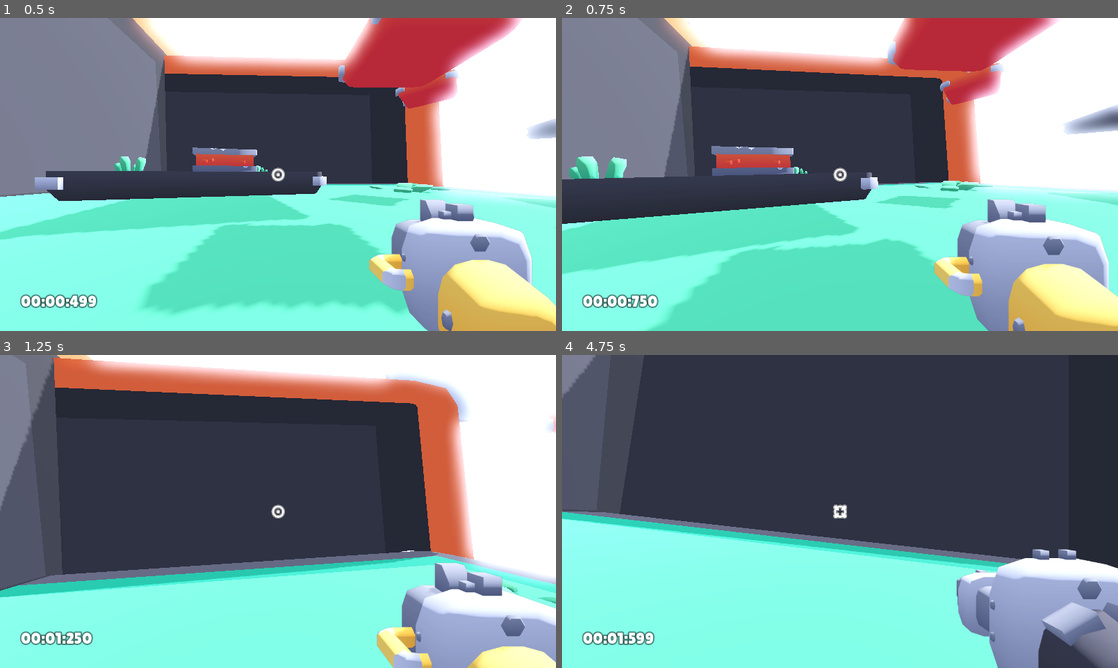
Above: before the commit, frames 1-4 (two rows, left to right).
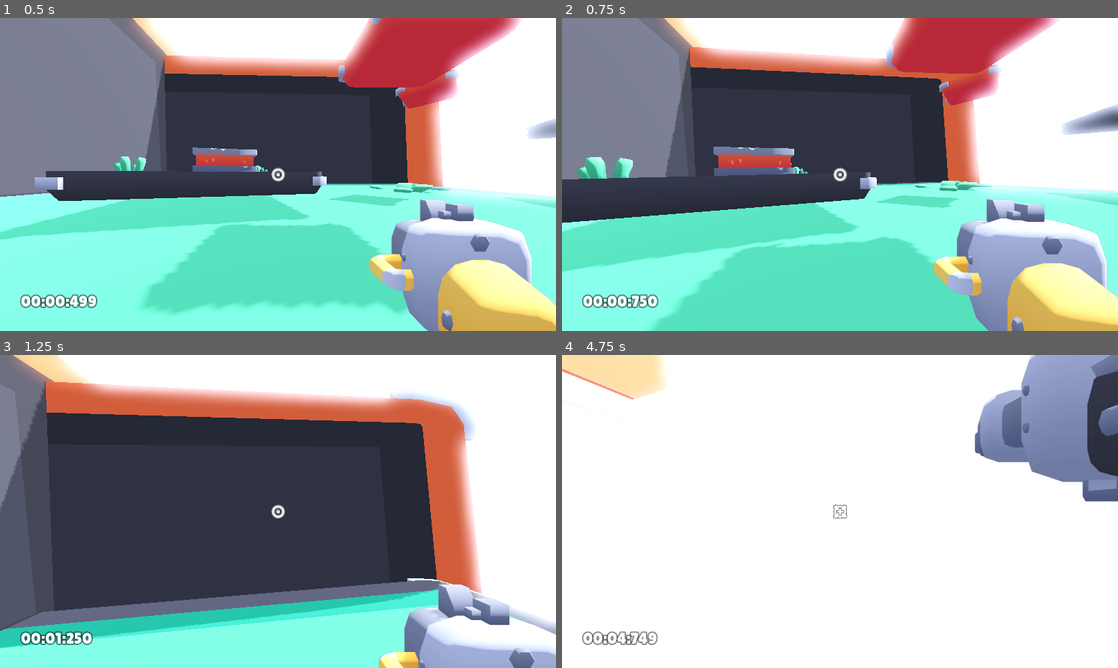
Above: after the commit, the same moments.

Repository: Qazzquimby/FPS
Game: Godot game, scene res://scenes/main.tscn
The game is run twice, just before and just after one commit, with the same random seed, the same clock (stepped at 60 frames per second) and the same inputs.
Inputs (mouse positions are in pixels of both pictures, inside the frame that each line leads up to):
- Up to frame 1 (0.5 s): no input
- Up to frame 2 (0.75 s): move the mouse to (867, 174) at 0.52 s; hold W (move_forward) from 0.53 s (still down); tap Ctrl (control) at 0.6 s
- Up to frame 3 (1.25 s): keep holding W (move_forward); tap Space (jump) at 0.77, 0.8, 1.07 s
- Up to frame 4 (4.75 s): keep holding W (move_forward); move the mouse to (812, 511) at 1.27 s; tap Space (jump) at 1.35, 1.52, 1.82, 2.3, 3.02, 3.32, 3.77, 3.8, 4.07, 4.52 s; tap Ctrl (control) at 1.55, 2.85, 4.55 s; move the mouse to (851, 505) at 2.02 s; tap F (F) at 2.1 s; move the mouse to (834, 517) at 2.77 s; move the mouse to (878, 514) at 3.52 s; click (878, 514) at 3.6 s; move the mouse to (795, 508) at 4.27 s; tap E (weapon_toggle) at 4.35 s

Frame 1 is identical in both runs. In frame 2, 2.8% of the frame differs, in the area x 0-100%, y 1-100%; in frame 3, 36%; in frame 4, 97%, in the area x 0-100%, y 0-100%.

Commit message:
make movement more source engine like

Diff:
--- a/objects/player.gd
+++ b/objects/player.gd
@@ -1,18 +1,19 @@
 extends CharacterBody3D
 
 @export_subgroup("Properties")
-@export var max_movement_speed: float = 15
-@export var acceleration: float = 50.5
-@export var floor_drag: float = 100
-@export var air_acceleration: float = 5.5
-@export var air_drag: float = 2100
-
-@export var gravity_acceleration: float = 25 #9.8
-@export var terminal_velocity: float = 40
-
-@export var jump_strength: float = 8
-@export var coyote_seconds: float = 0.2
-@export var jump_queue_seconds: float = 0.5
+#@export var max_movement_speed := 15.0
+@export var acceleration := 70.5
+@export var floor_drag := 40.0
+
+@export var air_acceleration := 20.5
+@export var air_drag := 0.0
+
+@export var gravity_acceleration := 25.0 #9.8
+@export var terminal_velocity := 40.0
+
+@export var jump_strength := 12.0
+@export var coyote_seconds := 0.2
+@export var jump_queue_seconds := 0.5
 
 @export_subgroup("Weapons")
 @export var weapons: Array[Weapon] = []
@@ -104,7 +105,7 @@
 	was_on_floor = is_on_floor()
 
 	# Falling/respawning
-	if position.y < -10:
+	if position.y < -150:
 		get_tree().reload_current_scene()
 
 # Mouse movement
@@ -133,10 +134,22 @@
 	var input_vector = Vector3(input.x, 0, input.y).normalized()
 	input_vector = transform.basis * input_vector # turn in direction of camera
 
-	var y = movement_velocity.y # seems to not be needed.
-
-	movement_velocity = lerp(movement_velocity, input_vector * max_movement_speed, acceleration * _delta / max_movement_speed)
-	movement_velocity.y = y
+	var temp_y = movement_velocity.y # keep y unchanged by was movement
+
+	# source engine uses this but im not sure whats the point
+	#var veer = movement_velocity.x*input_vector.x + movement_velocity.z*input_vector.z
+	var veer = 0;
+	#print(veer, " ", acceleration-veer)
+
+	if is_on_floor():
+		source_engine_braking(_delta, floor_drag)
+		#movement_velocity = lerp(movement_velocity, input_vector * max_movement_speed, acceleration * _delta / max_movement_speed)
+		movement_velocity += input_vector * (acceleration-veer) * _delta
+	else:
+		source_engine_braking(_delta, air_drag)
+		movement_velocity += input_vector * (air_acceleration-veer) * _delta
+
+	movement_velocity.y = temp_y
 
 	# Rotation
 	var rotation_input := Input.get_vector("camera_right", "camera_left", "camera_down", "camera_up")
@@ -167,6 +180,11 @@
 			movement_velocity.y = -terminal_velocity
 
 	action_weapon_toggle()
+
+func source_engine_braking(_delta, braking_decel: float):
+	braking_decel = clamp(braking_decel, 0, movement_velocity.length() / _delta)
+	var decel_vector = movement_velocity.normalized() * braking_decel * _delta
+	movement_velocity -= decel_vector
 
 # Shooting
 func action_shoot():
@@ -215,7 +233,6 @@
 			impact_instance.look_at(camera.global_transform.origin, Vector3.UP, true)
 
 func action_weapon_toggle():
-
 	if Input.is_action_just_pressed("weapon_toggle"):
 
 		weapon_index = wrap(weapon_index + 1, 0, weapons.size())
@@ -253,10 +270,3 @@
 	# Set weapon data
 	raycast.target_position = Vector3(0, 0, -1) * weapon.max_distance
 	crosshair.texture = weapon.crosshair
-
-func damage(amount):
-	health -= amount
-	health_updated.emit(health) # Update health on HUD
-
-	if health < 0:
-		get_tree().reload_current_scene() # Reset when out of health
